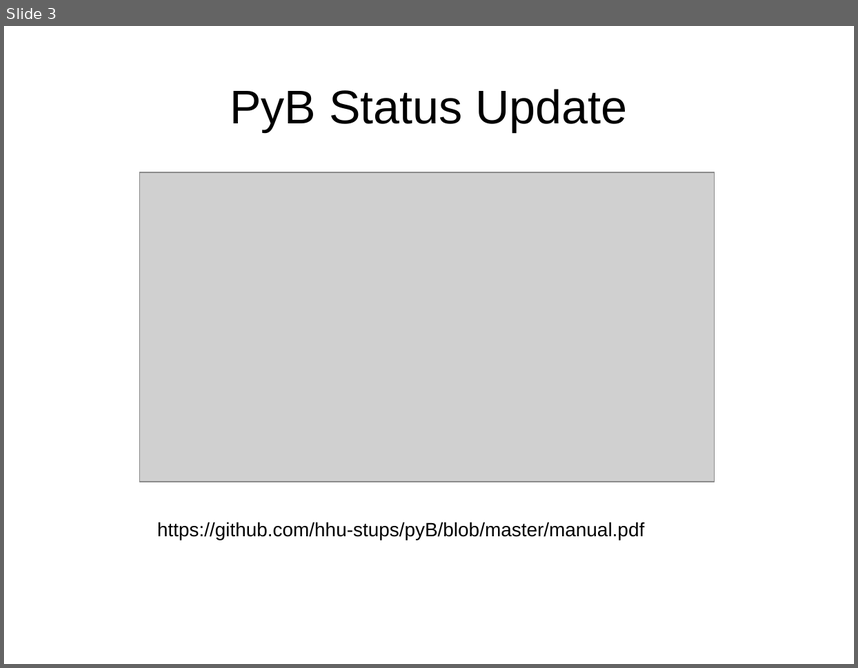
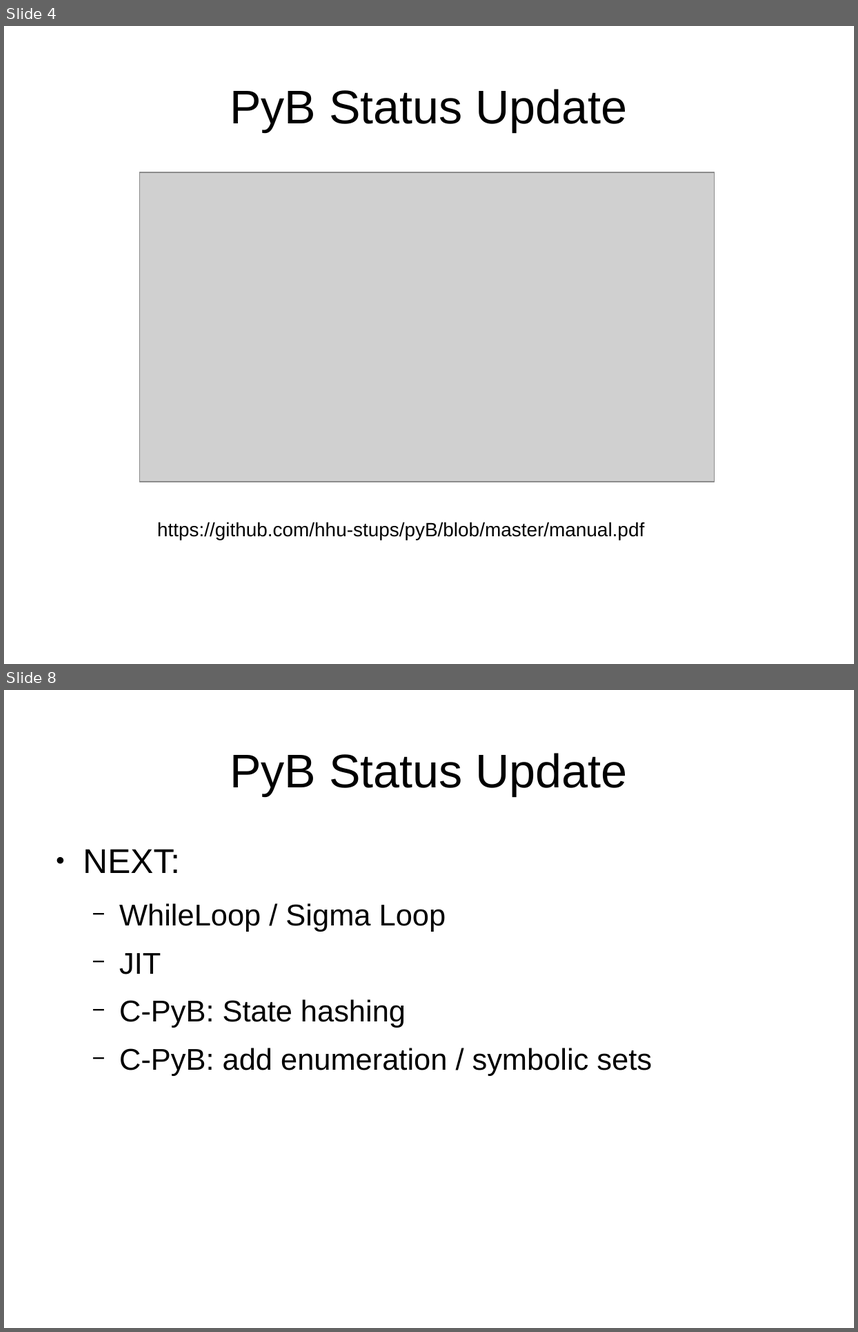
Before and after one commit to hhu-stups/pyB, a slide deck: slides/pyBUpdate.odp. Shown one above the other, each under a label of ours: slide 3 before the commit, slides 4 and 8 after it; the slides between them are not shown. The pictures are 858x668 and 858x1332 pixels, drawn with LibreOffice and Linux fonts; fonts in the diff are those of the drawing; grey boxes stand for pictures. Boxes give left, top, right and bottom in pixels: in the first picture for what was removed or moved away, otherwise in the second. Text is boxed around its words. In the diff, an @@ line names an element or a change of style, - is before the commit and + after.

Commit message:
slide update, nex b example (SIGMA)

```diff
--- a/slides/pyBUpdate.odp
+++ b/slides/pyBUpdate.odp
@@ slide 8 added at box(4, 690, 854, 1328), background #FFFFFF @@
@@ title added at box(230, 753, 628, 796), 44 pt, text #000000 @@
+PyB Status Update
@@ text added at box(83, 849, 652, 1076), 28 pt, text #000000 @@
+● NEXT:
+  − WhileLoop / Sigma Loop
+  − JIT
+  − C-PyB: State hashing
+  − C-PyB: add enumeration / symbolic sets
@@ what was slide 3 is now slide 4 @@
```
Also in this commit, not shown: 5 slides changed, 1 other slide added, 2 other files.
